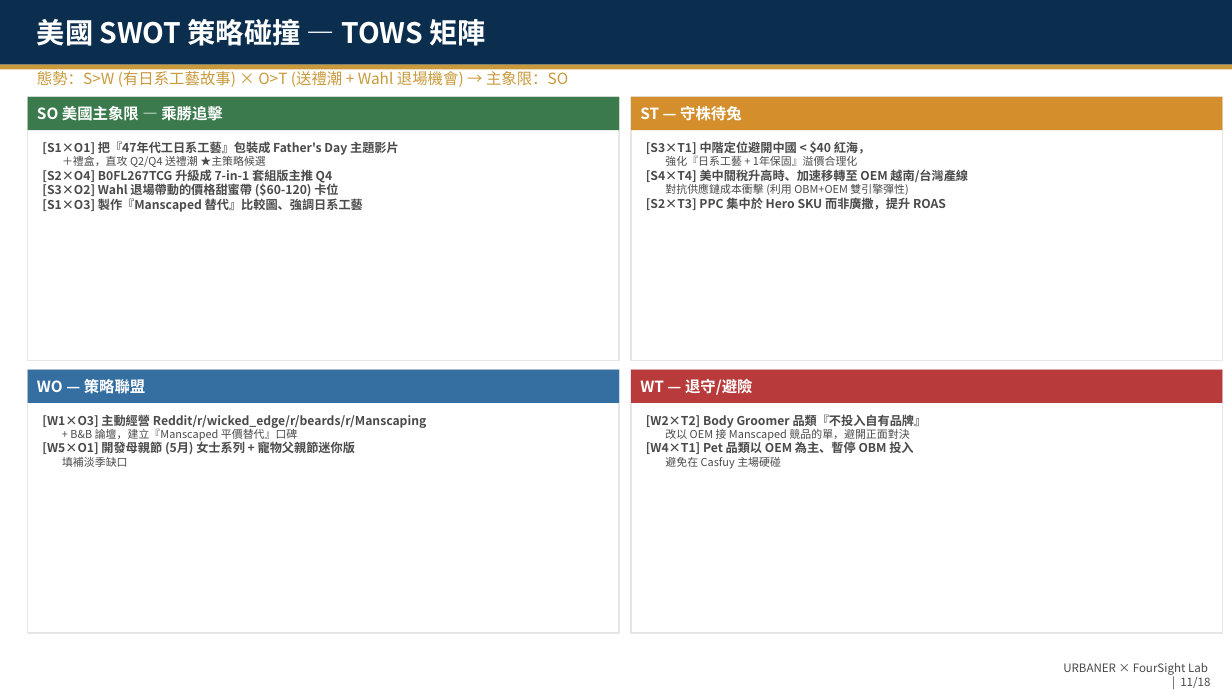
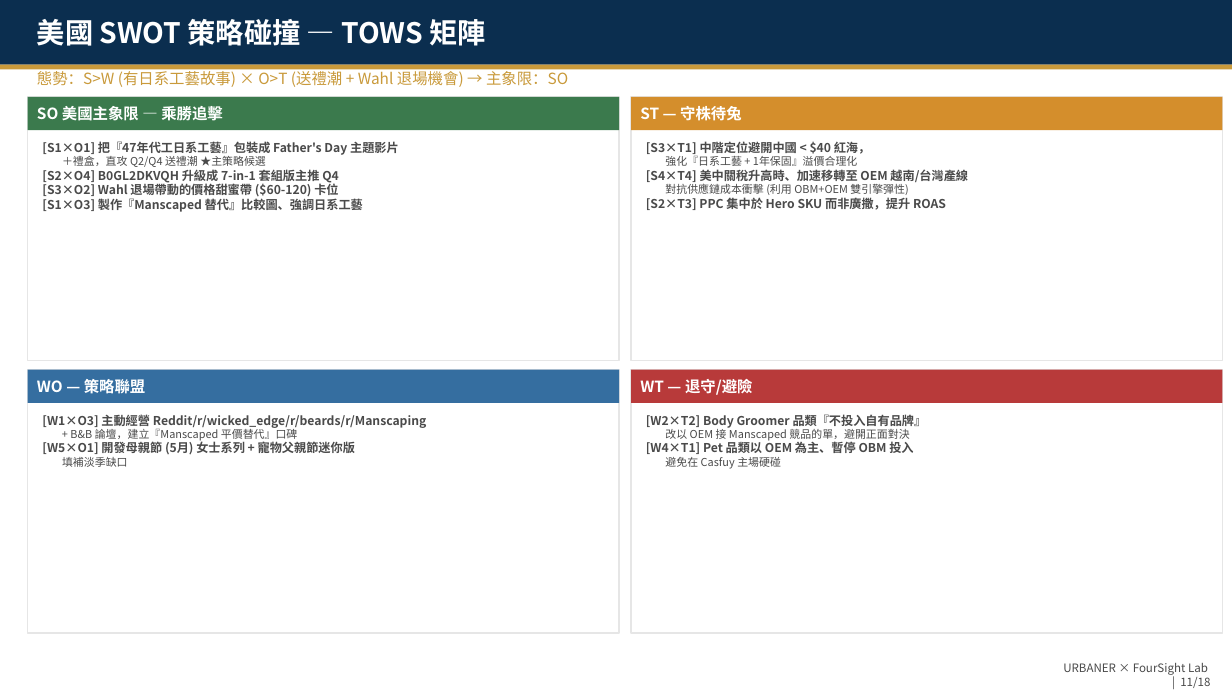
Before and after one commit to TimLai666/urbaner, a slide deck: slide 11 of output/URBANER_BMC_SWOT.pptx. Drawn at 1232x693 pixels with LibreOffice and Linux fonts; fonts in the diff are those of the drawing. Boxes give left, top, right and bottom in pixels: in the first picture for what was removed or moved away, otherwise in the second. Text is boxed around its words. In the diff, an @@ line names an element or a change of style, - is before the commit and + after.

```diff
--- a/output/URBANER_BMC_SWOT.pptx
+++ b/output/URBANER_BMC_SWOT.pptx
@@ text at (42,170,339,184): text changed @@
-[S2×O4] B0FL267TCG 升級成 7-in-1 套組版主推 Q4
+[S2×O4] B0GL2DKVQH 升級成 7-in-1 套組版主推 Q4
```
Also in this commit, not shown: 13 other slides changed, 1 other file.
